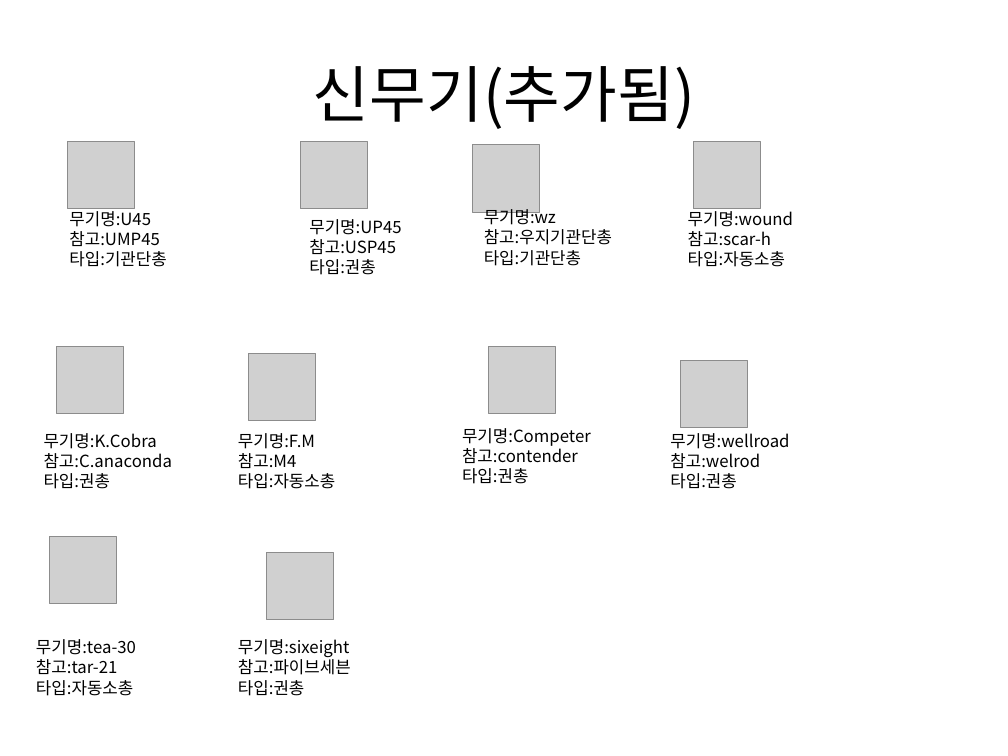
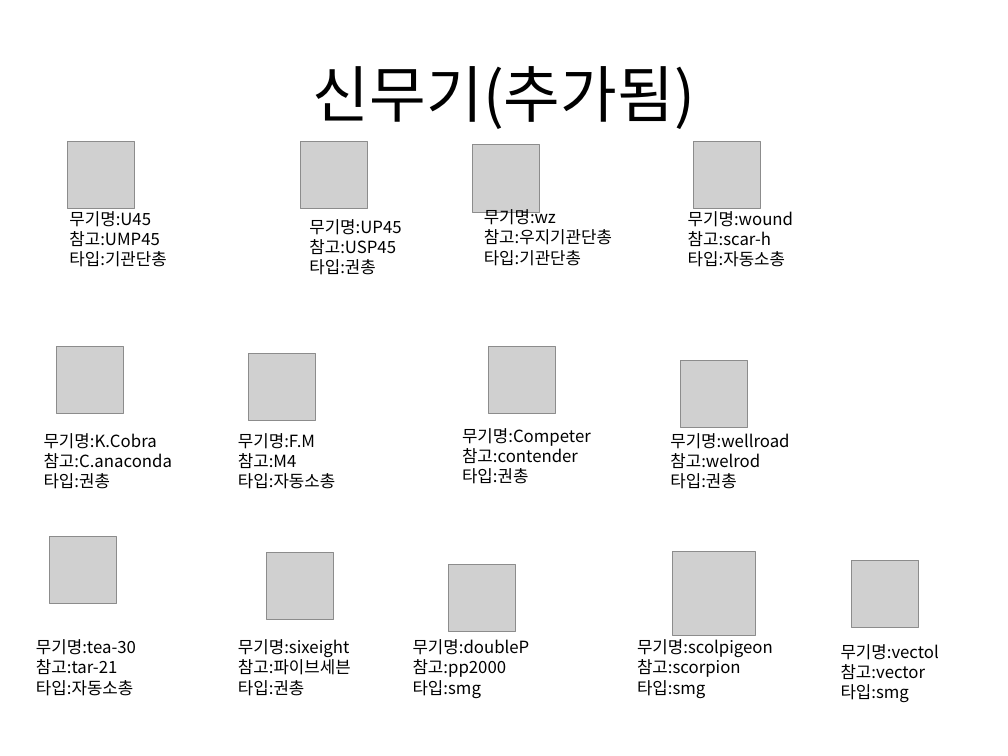
Before and after one commit to gkdlgndpdu/EscapeJail, a slide deck: slide 36 of EscapeJail/Assets/기획/스테이지1기획.pptx. Drawn at 1008x756 pixels with LibreOffice and Linux fonts; fonts in the diff are those of the drawing; grey boxes stand for pictures. Boxes give left, top, right and bottom in pixels: in the first picture for what was removed or moved away, otherwise in the second. Text is boxed around its words. In the diff, an @@ line names an element or a change of style, - is before the commit and + after.

Commit message:
번개이펙트 추가,smg 3종류 추가

```diff
--- a/EscapeJail/Assets/기획/스테이지1기획.pptx
+++ b/EscapeJail/Assets/기획/스테이지1기획.pptx
@@ picture added at [449, 564, 516, 632] @@
@@ picture added at [672, 552, 756, 636] @@
@@ picture added at [852, 560, 919, 628] @@
@@ text added at [413, 639, 530, 698], 12 pt, text #000000 @@
+무기명:doubleP
+참고:pp2000
+타입:smg
@@ text added at [637, 639, 773, 699], 12 pt, text #000000 @@
+무기명:scolpigeon
+참고:scorpion
+타입:smg
@@ text added at [841, 644, 939, 703], 12 pt, text #000000 @@
+무기명:vectol
+참고:vector
+타입:smg
```
Also in this commit, not shown: 32 other files.
